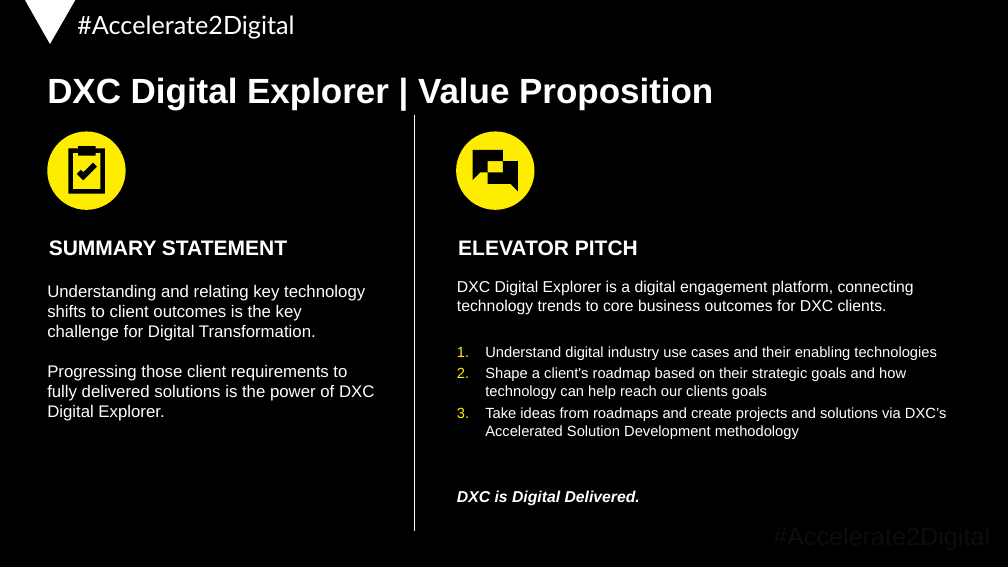
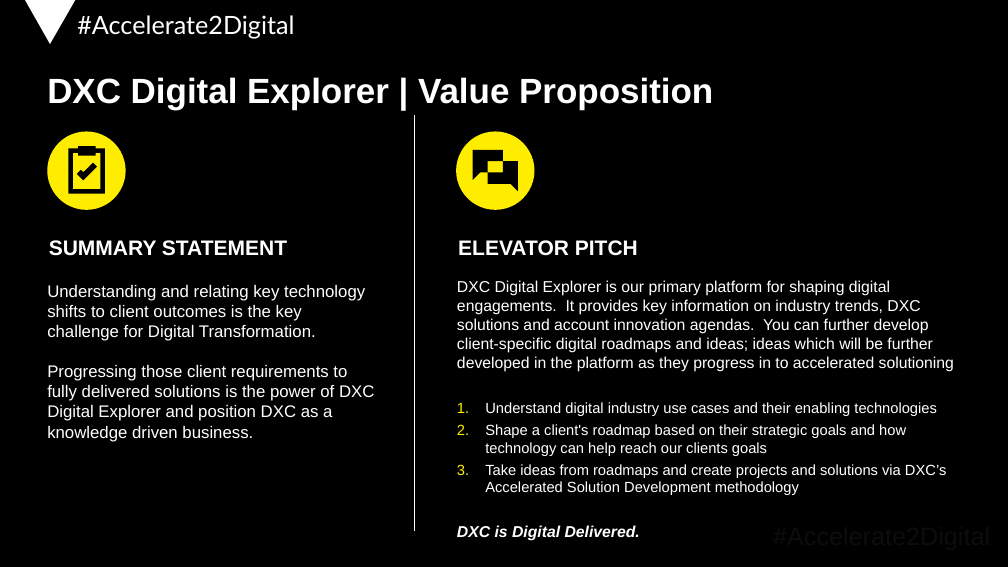
Before and after one commit to EnglishSid/DigitalExplorerSpecs, a slide deck: slide 3 of internalContent/songSheet/DE Promo.pptx. Drawn at 1008x567 pixels with LibreOffice and Linux fonts; fonts in the diff are those of the drawing; background and template pictures are left out. Boxes give left, top, right and bottom in pixels: in the first picture for what was removed or moved away, otherwise in the second. Text is boxed around its words. In the diff, an @@ line names an element or a change of style, - is before the commit and + after.

```diff
--- a/internalContent/songSheet/DE Promo.pptx
+++ b/internalContent/songSheet/DE Promo.pptx
@@ text at (47, 285, 374, 442): text changed @@
-Understanding and relating key technology shifts to client outcomes is the key challenge for Digital Transformation.
-Progressing those client requirements to fully delivered solutions is the power of DXC Digital Explorer.
+Understanding and relating key technology shifts to client outcomes is the key challenge for Digital Transformation.
+Progressing those client requirements to fully delivered solutions is the power of DXC Digital Explorer and position DXC as a knowledge driven business.
@@ text at (457, 280, 954, 372): text changed @@
-DXC Digital Explorer is a digital engagement platform, connecting technology trends to core business outcomes for DXC clients.
+DXC Digital Explorer is our primary platform for shaping digital engagements. It provides key information on industry trends, DXC solutions and account innovation agendas. You can further develop client-specific digital roadmaps and ideas; ideas which will be further developed in the platform as they progress in to accelerated solutioning
```
Also in this commit, not shown: 2 other slides changed, 3 other files.
